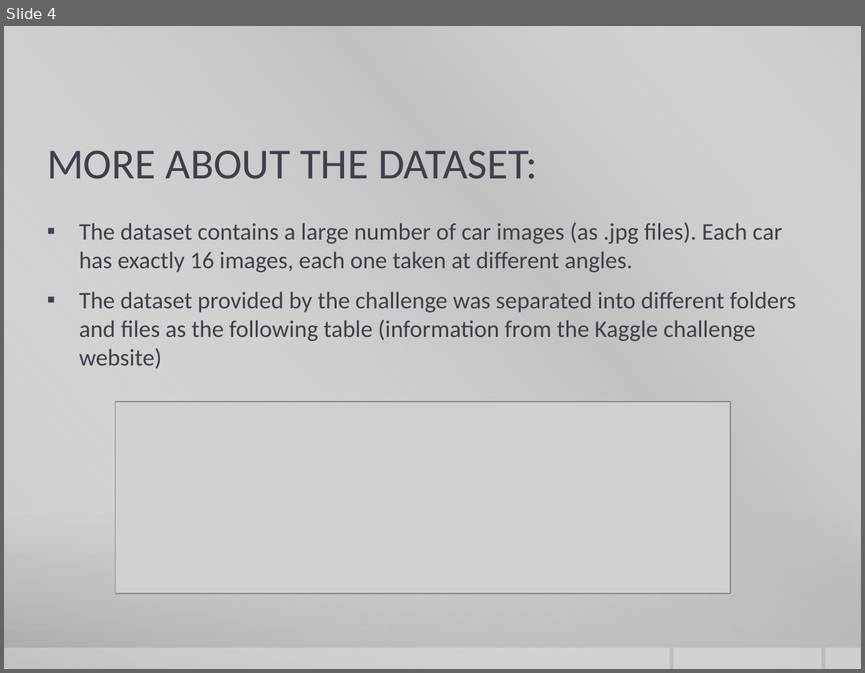
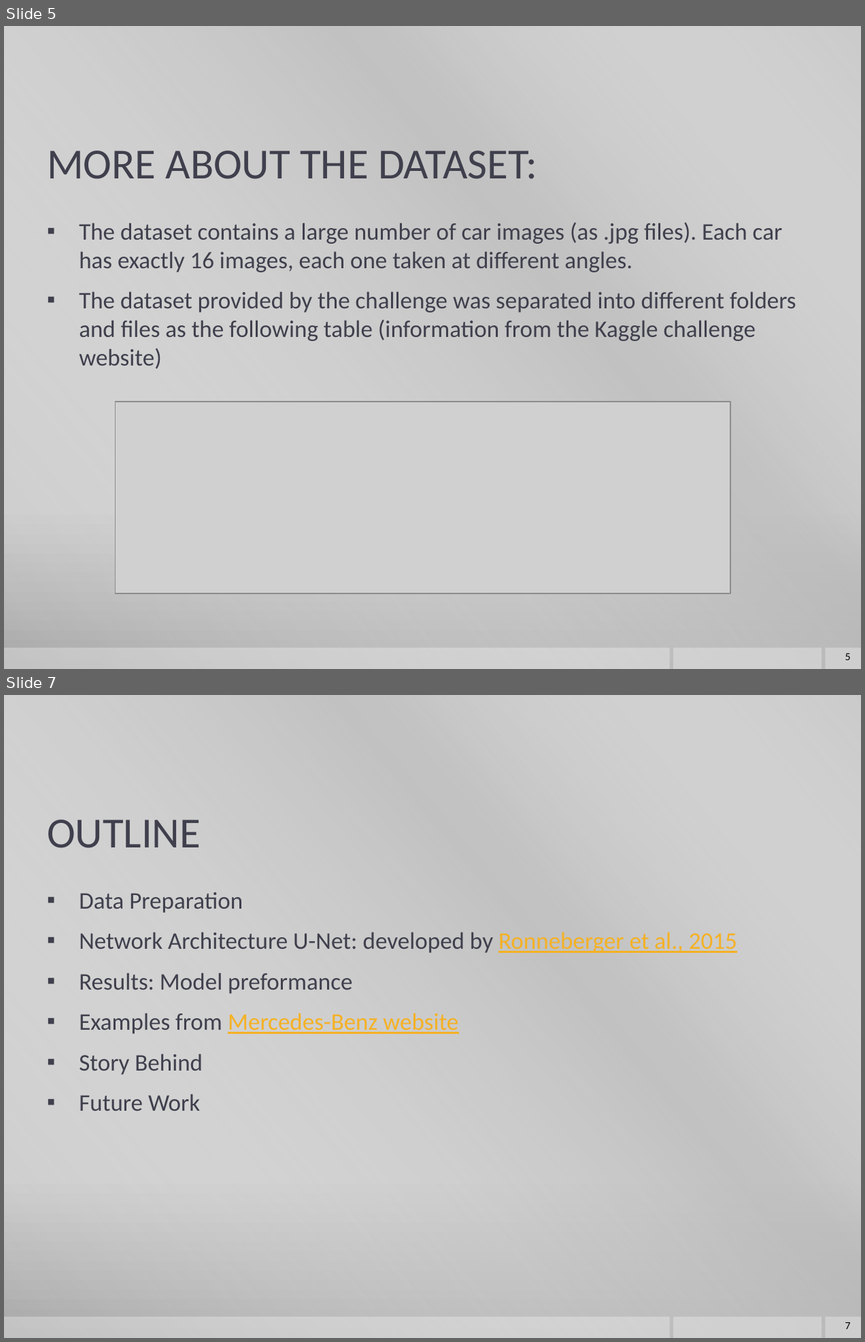
Before and after one commit to yej117/Image_Segmentation_Deep_Learning, a slide deck: IMAGE SEGMENTATION.pptx. Shown one above the other, each under a label of ours: slide 4 before the commit, slides 5 and 7 after it; the slides between them are not shown. The pictures are 865x673 and 865x1342 pixels, drawn with LibreOffice and Linux fonts; fonts in the diff are those of the drawing; grey boxes stand for pictures; background and template pictures are left out. Boxes give left, top, right and bottom in pixels: in the first picture for what was removed or moved away, otherwise in the second. Text is boxed around its words. In the diff, an @@ line names an element or a change of style, - is before the commit and + after.

```diff
--- a/IMAGE SEGMENTATION.pptx
+++ b/IMAGE SEGMENTATION.pptx
@@ slide 7 added at (4,695,861,1338), background gradient #CBCBCB to #C8C8C8 to #A7A7A7; not listed: 4 template elements that a slide beside it also shows @@
@@ title added at (47,819,201,848), 36 pt, text #3F3F4D @@
+OUTLINE
@@ text added at (79,892,737,1110), 20 pt, text #3F3F4D @@
+▪ Data Preparation
+▪ Network Architecture U-Net: developed by Ronneberger et al., 2015
+▪ Results: Model preformance
+▪ Examples from Mercedes-Benz website
+▪ Story Behind
+▪ Future Work
@@ page number added at (845,1322,851,1329), 9 pt, text #000000 @@
+7
@@ what was slide 4 is now slide 5 @@
@@ slide 5 changed as well @@
@@ page number added at (845,653,851,660), 9 pt, text #000000 @@
+5
```
Also in this commit, not shown: 9 other slides changed, 5 other slides added, 3 slides removed.
